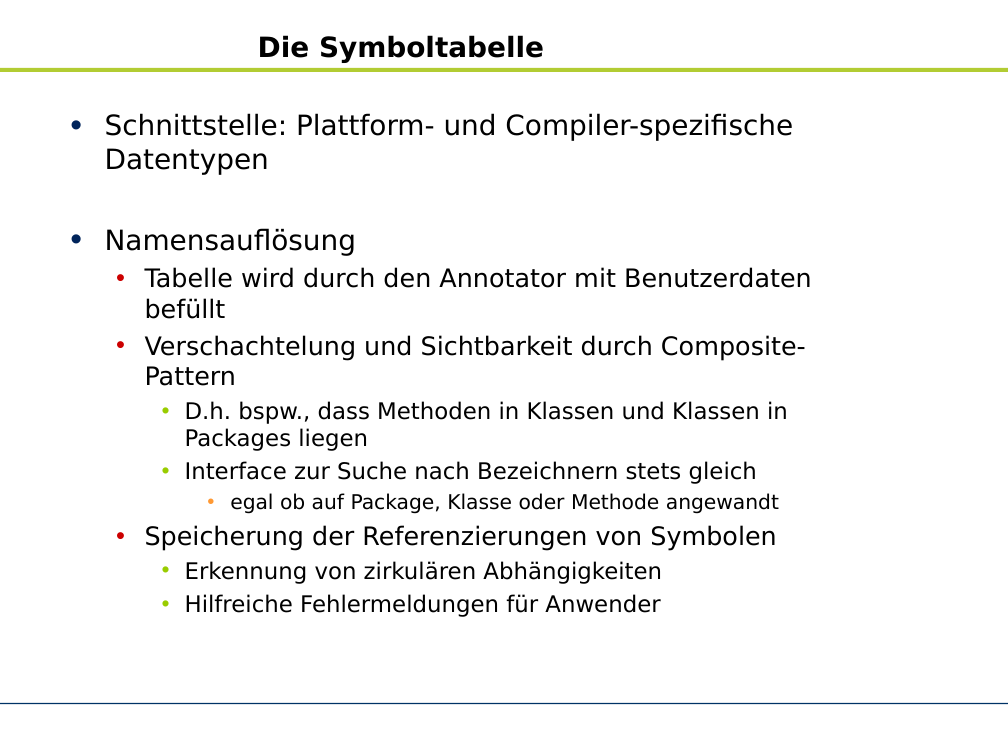
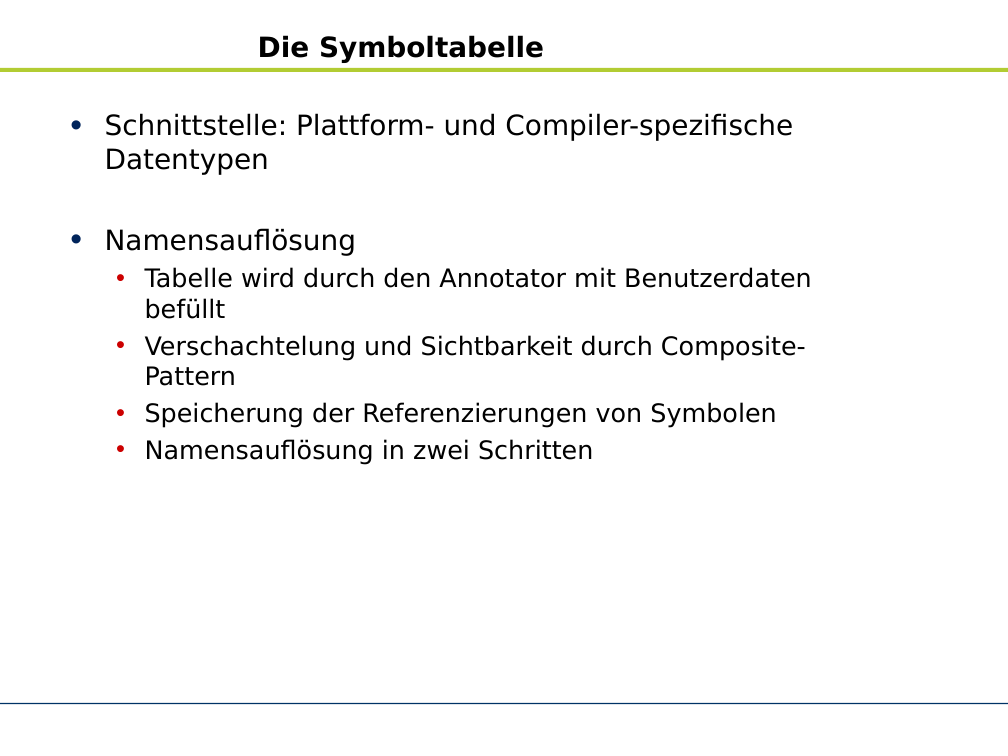
Before and after one commit to zhongxinhua/sose10-swp-uebersetzerbau, a slide deck: slide 24 of trunk/dokumentation/rk-kundenpraesentation/rk-kundenpraesentation.odp. Drawn at 1008x756 pixels with LibreOffice and Linux fonts; fonts in the diff are those of the drawing; background and template pictures are left out. Boxes give left, top, right and bottom in pixels: in the first picture for what was removed or moved away, otherwise in the second. Text is boxed around its words. In the diff, an @@ line names an element or a change of style, - is before the commit and + after.

```diff
--- a/trunk/dokumentation/rk-kundenpraesentation/rk-kundenpraesentation.odp
+++ b/trunk/dokumentation/rk-kundenpraesentation/rk-kundenpraesentation.odp
@@ text at (x1=185, y1=401, x2=788, y2=514): paragraphs removed @@
-    • D.h. bspw., dass Methoden in Klassen und Klassen in Packages liegen
-    • Interface zur Suche nach Bezeichnern stets gleich
-      • egal ob auf Package, Klasse oder Methode angewandt
@@ text at (x1=145, y1=439, x2=593, y2=465): text changed; size 18 to 20 pt @@
-    • Erkennung von zirkulären Abhängigkeiten
-    • Hilfreiche Fehlermeldungen für Anwender
+  • Namensauflösung in zwei Schritten
```
Also in this commit, not shown: 15 other slides changed, 6 slides added, 7 slides removed, 1 other file.
